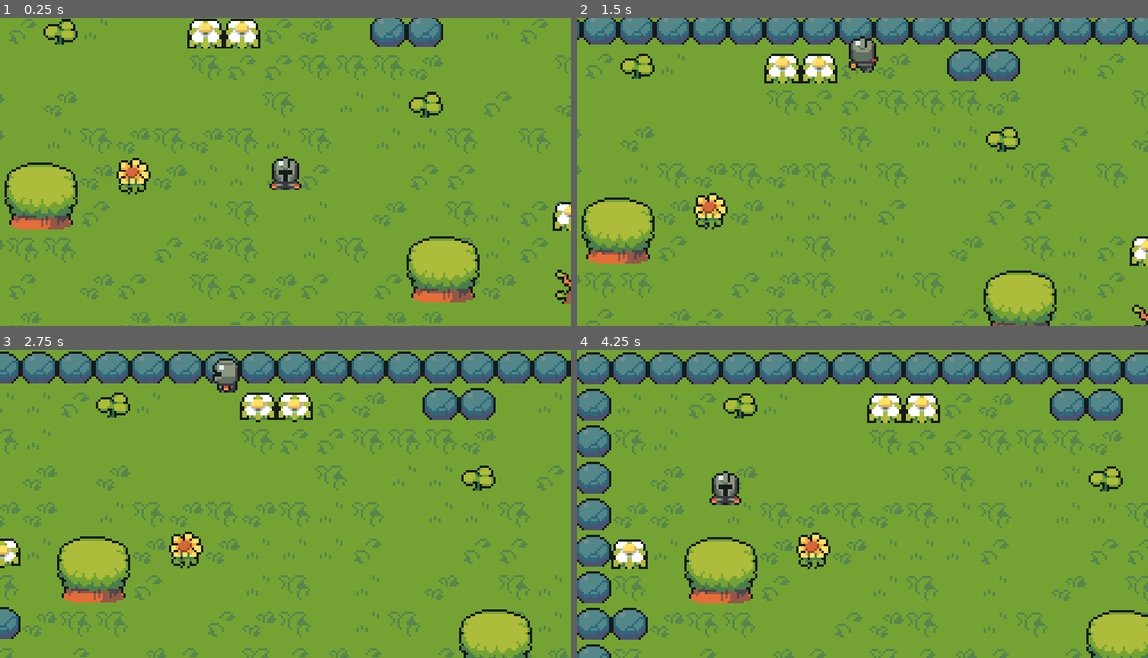
Above: before the commit, frames 1-4 (two rows, left to right).
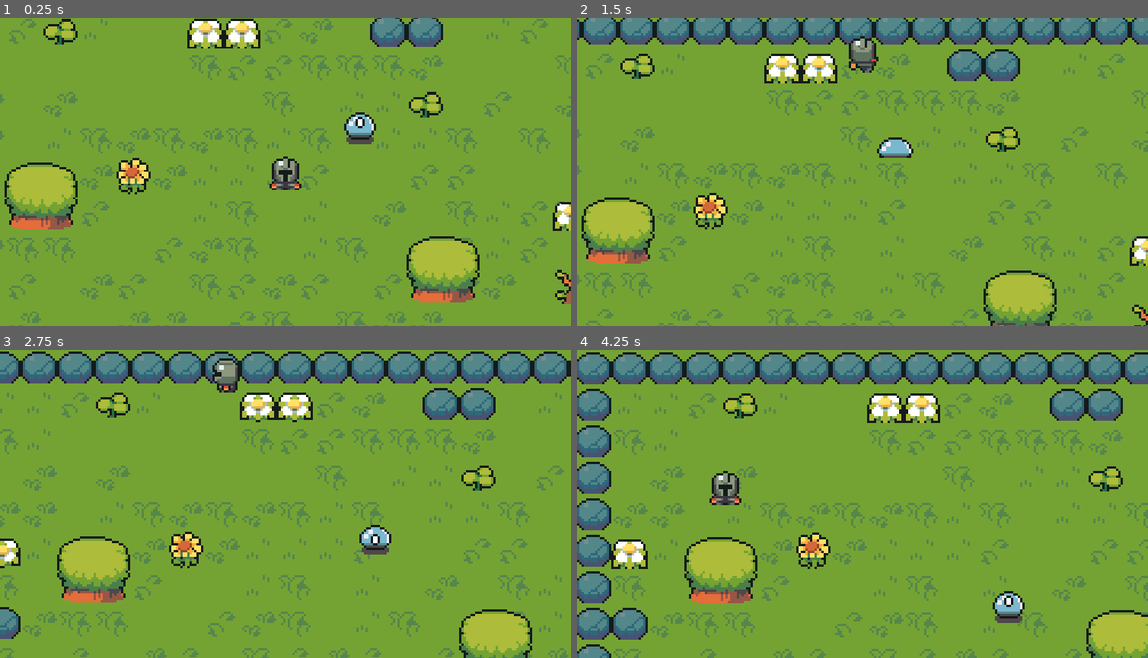
Above: after the commit, the same moments.

Repository: KawaProductions/BoyoRPG
Game: Godot game, scene res://maps/world.tscn
The game is run twice, just before and just after one commit, with the same random seed, the same clock (stepped at 60 frames per second) and the same inputs.
Inputs:
- Up to frame 1 (0.25 s): no input
- Up to frame 2 (1.5 s): hold Up (ui_up) from 0.53 s (still down)
- Up to frame 3 (2.75 s): release Up (ui_up) at 2.03 s; hold Left (ui_left) from 2.03 s (still down)
- Up to frame 4 (4.25 s): release Left (ui_left) at 3.53 s; hold Down (ui_down) from 3.53 s (still down)

The runs differ from the first frame. In frame 1, 0.5% of the frame differs, in the area x 60-66%, y 30-41%; in frame 2, 0.3%; in frame 3, 0.4%; in frame 4, 0.5%.

Commit message:
Basic enemy scene with player tracking (#22)

Diff:
--- /dev/null
+++ b/enemies/slime.gd
@@ -0,0 +1,60 @@
+extends CharacterBody2D
+
+@export var speed = 20
+@export var limit = 0.5
+@export var endPoint: Marker2D
+
+@onready var animations = $AnimatedSprite2D
+
+var startPos
+var endPos
+var player_chase = false
+var player: CharacterBody2D = null
+
+func _ready():
+	startPos = position
+	endPos = endPoint.global_position
+
+func updateVelocity():
+	var moveDirection
+	if player_chase:
+		moveDirection = player.position - position
+	else:
+		moveDirection = endPos - position
+	if moveDirection.length() < limit:
+		changeDirection()
+	velocity = moveDirection.normalized() * speed
+
+func updateAnimation():
+	if velocity.length() == 0:
+		animations.stop()
+		return
+
+	var direction = "Down"
+	if velocity.y < 0:
+		direction = "Up"
+
+	animations.play("walk" + direction)
+
+
+func changeDirection():
+	var tempEnd = endPos
+	endPos = startPos
+	startPos = tempEnd
+
+func _physics_process(delta):
+	updateVelocity()
+	move_and_slide()
+	updateAnimation()
+
+
+
+
+func _on_detection_area_body_entered(body):
+	player = body
+	player_chase = true
+
+
+func _on_detection_area_body_exited(body):
+	player = null
+	player_chase = false
--- /dev/null
+++ b/enemies/slime.tscn
@@ -0,0 +1,168 @@
+[gd_scene load_steps=22 format=3 uid="uid://kamkotwvdvp2"]
+
+[ext_resource type="Script" path="res://enemies/slime.gd" id="1_o864j"]
+[ext_resource type="Texture2D" uid="uid://dgdq28lg5f0ck" path="res://enemies/Slime.png" id="1_qchdh"]
+
+[sub_resource type="AtlasTexture" id="AtlasTexture_6vmpl"]
+atlas = ExtResource("1_qchdh")
+region = Rect2(0, 0, 16, 16)
+
+[sub_resource type="AtlasTexture" id="AtlasTexture_gnvp2"]
+atlas = ExtResource("1_qchdh")
+region = Rect2(0, 16, 16, 16)
+
+[sub_resource type="AtlasTexture" id="AtlasTexture_qwrpc"]
+atlas = ExtResource("1_qchdh")
+region = Rect2(0, 32, 16, 16)
+
+[sub_resource type="AtlasTexture" id="AtlasTexture_m4jq2"]
+atlas = ExtResource("1_qchdh")
+region = Rect2(0, 48, 16, 16)
+
+[sub_resource type="AtlasTexture" id="AtlasTexture_aoi8b"]
+atlas = ExtResource("1_qchdh")
+region = Rect2(32, 0, 16, 16)
+
+[sub_resource type="AtlasTexture" id="AtlasTexture_486bf"]
+atlas = ExtResource("1_qchdh")
+region = Rect2(32, 16, 16, 16)
+
+[sub_resource type="AtlasTexture" id="AtlasTexture_3fteh"]
+atlas = ExtResource("1_qchdh")
+region = Rect2(32, 32, 16, 16)
+
+[sub_resource type="AtlasTexture" id="AtlasTexture_jh3nv"]
+atlas = ExtResource("1_qchdh")
+region = Rect2(32, 48, 16, 16)
+
+[sub_resource type="AtlasTexture" id="AtlasTexture_3n66q"]
+atlas = ExtResource("1_qchdh")
+region = Rect2(48, 0, 16, 16)
+
+[sub_resource type="AtlasTexture" id="AtlasTexture_dbsxh"]
+atlas = ExtResource("1_qchdh")
+region = Rect2(48, 16, 16, 16)
+
+[sub_resource type="AtlasTexture" id="AtlasTexture_lsktb"]
+atlas = ExtResource("1_qchdh")
+region = Rect2(48, 32, 16, 16)
+
+[sub_resource type="AtlasTexture" id="AtlasTexture_q4lf1"]
+atlas = ExtResource("1_qchdh")
+region = Rect2(48, 48, 16, 16)
+
+[sub_resource type="AtlasTexture" id="AtlasTexture_v5qsh"]
+atlas = ExtResource("1_qchdh")
+region = Rect2(16, 0, 16, 16)
+
+[sub_resource type="AtlasTexture" id="AtlasTexture_qajcw"]
+atlas = ExtResource("1_qchdh")
+region = Rect2(16, 16, 16, 16)
+
+[sub_resource type="AtlasTexture" id="AtlasTexture_61duh"]
+atlas = ExtResource("1_qchdh")
+region = Rect2(16, 32, 16, 16)
+
+[sub_resource type="AtlasTexture" id="AtlasTexture_otky0"]
+atlas = ExtResource("1_qchdh")
+region = Rect2(16, 48, 16, 16)
+
+[sub_resource type="SpriteFrames" id="SpriteFrames_pki3e"]
+animations = [{
+"frames": [{
+"duration": 1.0,
+"texture": SubResource("AtlasTexture_6vmpl")
+}, {
+"duration": 1.0,
+"texture": SubResource("AtlasTexture_gnvp2")
+}, {
+"duration": 1.0,
+"texture": SubResource("AtlasTexture_qwrpc")
+}, {
+"duration": 1.0,
+"texture": SubResource("AtlasTexture_m4jq2")
+}],
+"loop": true,
+"name": &"walkDown",
+"speed": 5.0
+}, {
+"frames": [{
+"duration": 1.0,
+"texture": SubResource("AtlasTexture_aoi8b")
+}, {
+"duration": 1.0,
+"texture": SubResource("AtlasTexture_486bf")
+}, {
+"duration": 1.0,
+"texture": SubResource("AtlasTexture_3fteh")
+}, {
+"duration": 1.0,
+"texture": SubResource("AtlasTexture_jh3nv")
+}],
+"loop": true,
+"name": &"walkLeft",
+"speed": 5.0
+}, {
+"frames": [{
+"duration": 1.0,
+"texture": SubResource("AtlasTexture_3n66q")
+}, {
+"duration": 1.0,
+"texture": SubResource("AtlasTexture_dbsxh")
+}, {
+"duration": 1.0,
+"texture": SubResource("AtlasTexture_lsktb")
+}, {
+"duration": 1.0,
+"texture": SubResource("AtlasTexture_q4lf1")
+}],
+"loop": true,
+"name": &"walkRight",
+"speed": 5.0
+}, {
+"frames": [{
+"duration": 1.0,
+"texture": SubResource("AtlasTexture_v5qsh")
+}, {
+"duration": 1.0,
+"texture": SubResource("AtlasTexture_qajcw")
+}, {
+"duration": 1.0,
+"texture": SubResource("AtlasTexture_61duh")
+}, {
+"duration": 1.0,
+"texture": SubResource("AtlasTexture_otky0")
+}],
+"loop": true,
+"name": &"walkUp",
+"speed": 5.0
+}]
+
+[sub_resource type="CircleShape2D" id="CircleShape2D_x77ev"]
+radius = 37.0135
+
+[sub_resource type="RectangleShape2D" id="RectangleShape2D_iuhqv"]
+size = Vector2(16, 5)
+
+[node name="slime" type="CharacterBody2D"]
+script = ExtResource("1_o864j")
+
+[node name="AnimatedSprite2D" type="AnimatedSprite2D" parent="."]
+position = Vector2(0, -7)
+sprite_frames = SubResource("SpriteFrames_pki3e")
+animation = &"walkUp"
+
+[node name="detection_area" type="Area2D" parent="."]
+collision_layer = 2
+collision_mask = 2
+
+[node name="CollisionShape2D" type="CollisionShape2D" parent="detection_area"]
+visible = false
+shape = SubResource("CircleShape2D_x77ev")
+
+[node name="CollisionShape2D" type="CollisionShape2D" parent="."]
+position = Vector2(0, -2.5)
+shape = SubResource("RectangleShape2D_iuhqv")
+
+[connection signal="body_entered" from="detection_area" to="." method="_on_detection_area_body_entered"]
+[connection signal="body_exited" from="detection_area" to="." method="_on_detection_area_body_exited"]
--- a/maps/world.tscn
+++ b/maps/world.tscn
@@ -1,10 +1,11 @@
-[gd_scene load_steps=10 format=3 uid="uid://btu6x1g2e1ouc"]
+[gd_scene load_steps=11 format=3 uid="uid://btu6x1g2e1ouc"]
 
 [ext_resource type="PackedScene" uid="uid://b8y3gph323o0g" path="res://player/player.tscn" id="1_lvixr"]
 [ext_resource type="Texture2D" uid="uid://cp6od1ojc26hm" path="res://maps/TilesetFloor.png" id="1_vxlq8"]
 [ext_resource type="Texture2D" uid="uid://dg64kmsctnmck" path="res://maps/TilesetNature.png" id="2_r1512"]
 [ext_resource type="Texture2D" uid="uid://by0f17je0b0b8" path="res://maps/AnimatedFlower.png" id="3_hymi6"]
 [ext_resource type="Script" path="res://maps/FollowCam.gd" id="5_bdext"]
+[ext_resource type="PackedScene" uid="uid://kamkotwvdvp2" path="res://enemies/slime.tscn" id="6_6gons"]
 
 [sub_resource type="TileSetAtlasSource" id="TileSetAtlasSource_0tnx0"]
 texture = ExtResource("1_vxlq8")
@@ -2827,3 +2828,12 @@
 position_smoothing_speed = 2.0
 script = ExtResource("5_bdext")
 tilemap = NodePath("../../TileMap")
+
+[node name="slime" parent="." node_paths=PackedStringArray("endPoint") instance=ExtResource("6_6gons")]
+z_index = 1
+y_sort_enabled = true
+position = Vector2(208, 72)
+endPoint = NodePath("Marker2D")
+
+[node name="Marker2D" type="Marker2D" parent="slime"]
+position = Vector2(-16, 72)
--- a/player/player.tscn
+++ b/player/player.tscn
@@ -140,6 +140,7 @@
 
 [node name="Player" type="CharacterBody2D"]
 z_index = 1
+collision_layer = 3
 script = ExtResource("1_8yic0")
 
 [node name="AnimationPlayer" type="AnimationPlayer" parent="."]
Binary file added: enemies/Slime.png
Not shown, added: enemies/Slime.png.import
